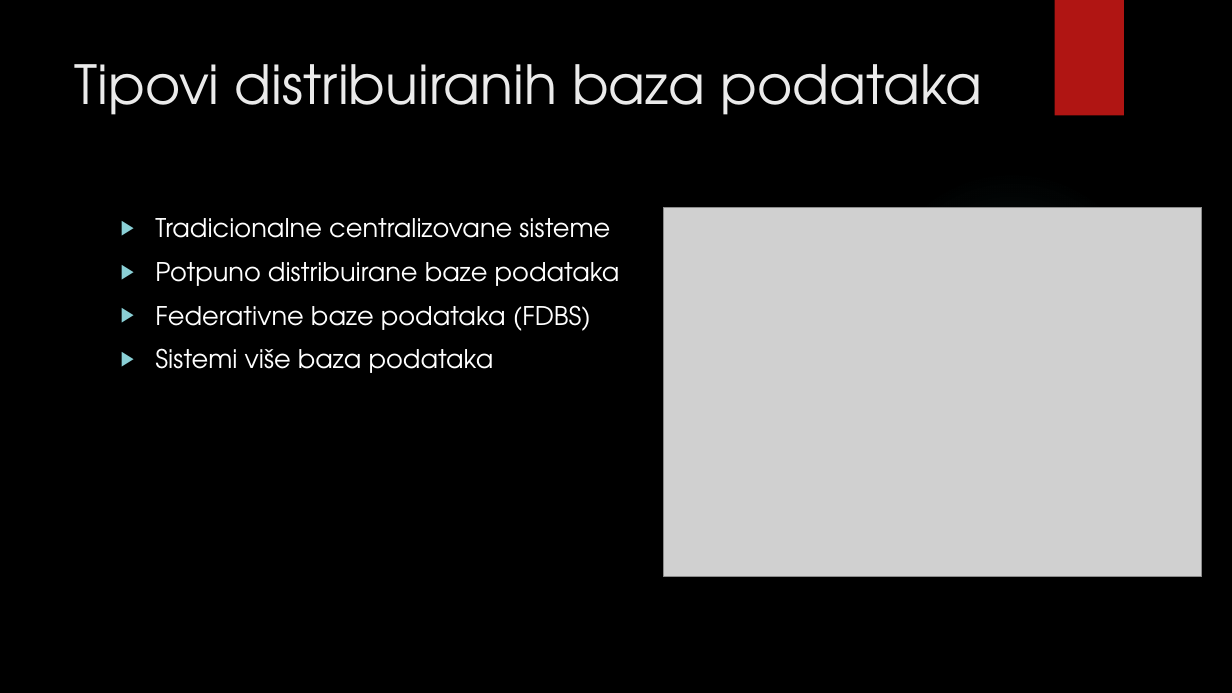
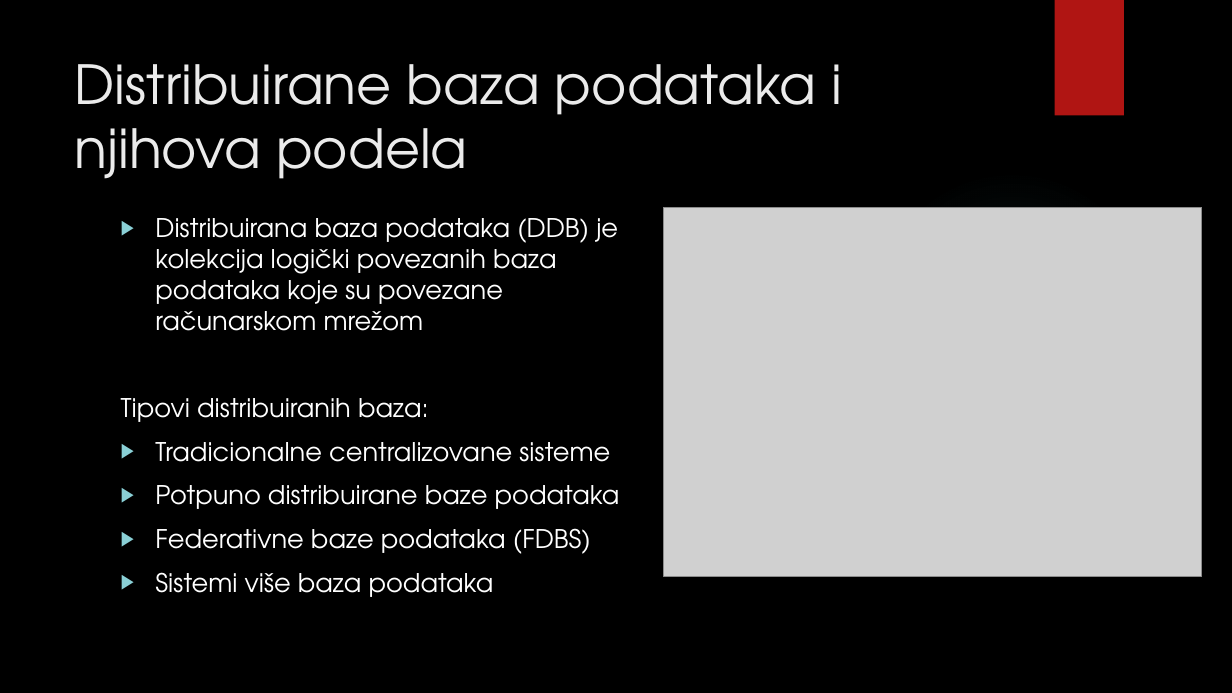
Before and after one commit to Rista5/DBMS, a slide deck: slide 2 of Distribuirane baze/Distribuirane baze podataka.pptx. Drawn at 1232x693 pixels with LibreOffice and Linux fonts; fonts in the diff are those of the drawing; grey boxes stand for pictures; background and template pictures are left out. Boxes give left, top, right and bottom in pixels: in the first picture for what was removed or moved away, otherwise in the second. Text is boxed around its words. In the diff, an @@ line names an element or a change of style, - is before the commit and + after.

```diff
--- a/Distribuirane baze/Distribuirane baze podataka.pptx
+++ b/Distribuirane baze/Distribuirane baze podataka.pptx
@@ title at box(75, 64, 843, 179): text changed @@
-Tipovi distribuiranih baza podataka
+Distribuirane baza podataka i njihova podela
@@ text at box(121, 218, 618, 422): paragraphs added @@
+▶ Distribuirana baza podataka (DDB) je kolekcija logički povezanih baza podataka koje su povezane računarskom mrežom
+Tipovi distribuiranih baza:
```
Also in this commit, not shown: 13 other slides changed, 2 slides removed, 11 other files.
